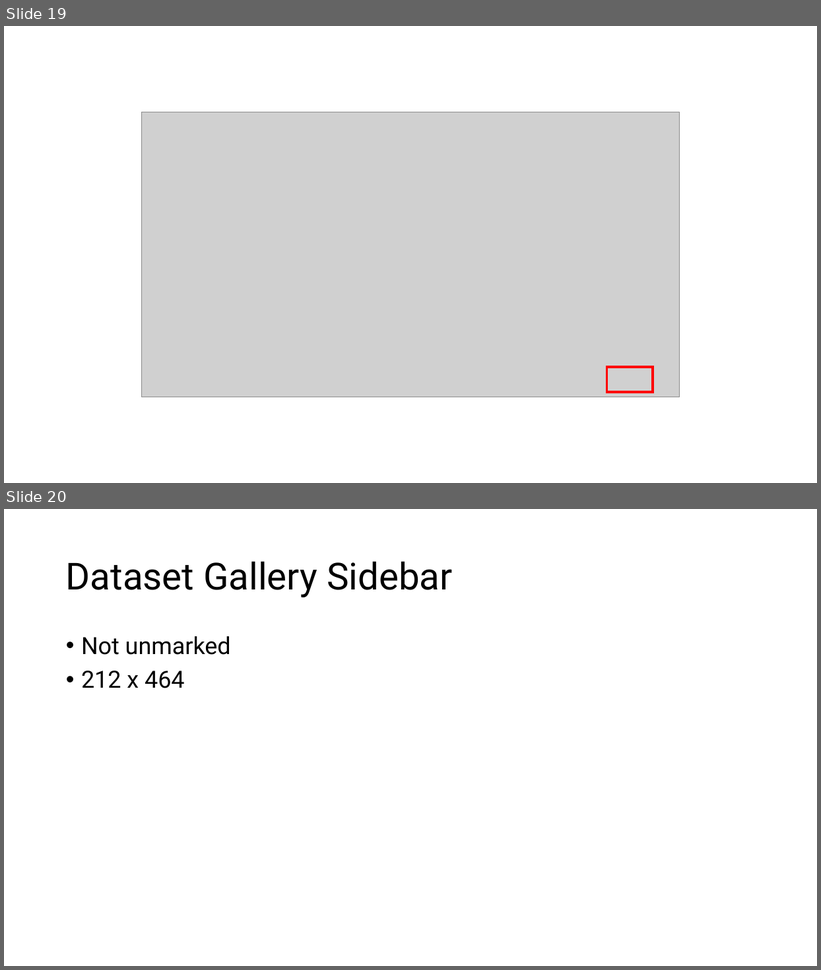
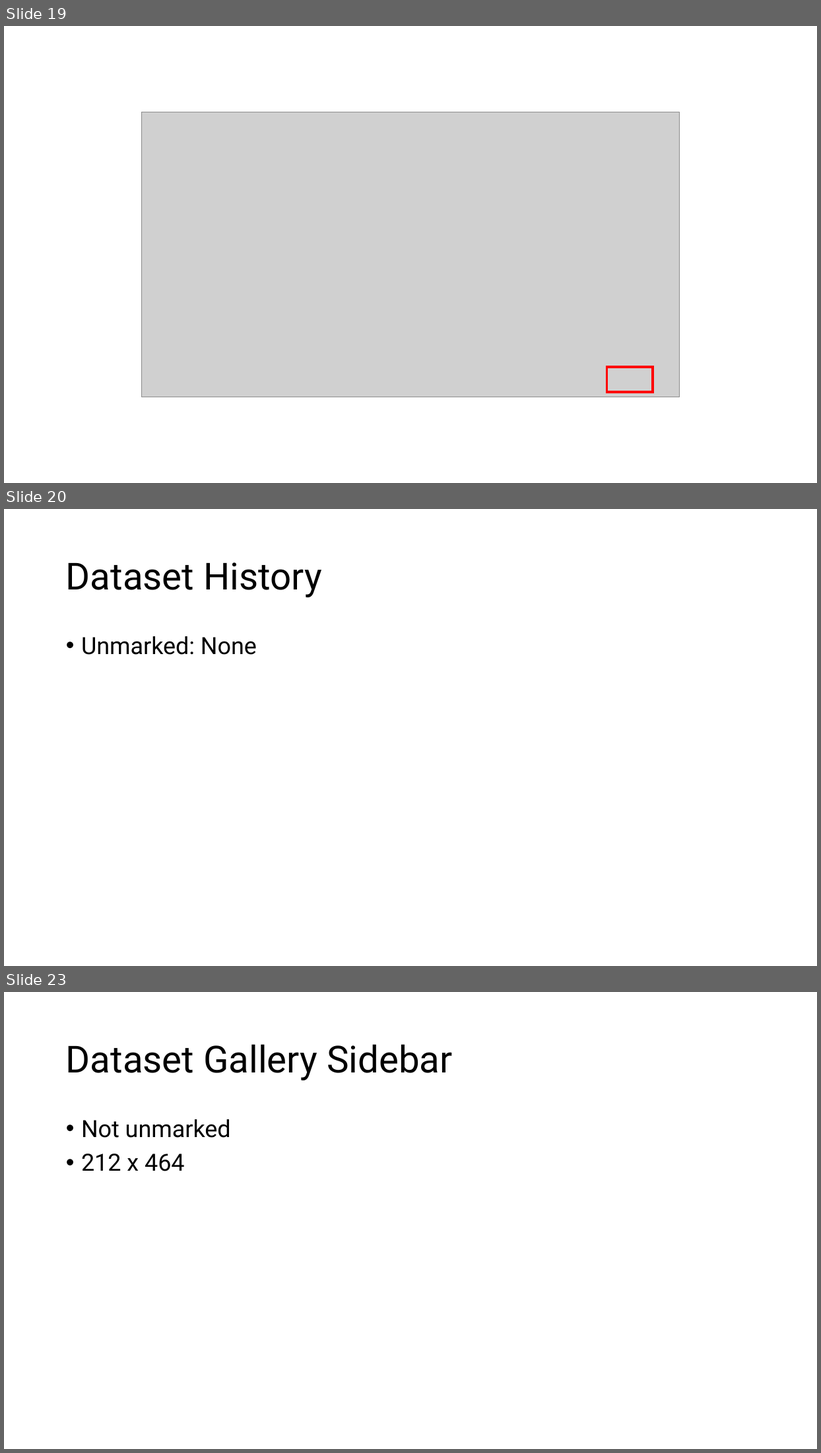
Before and after one commit to EdgeFirstAI/documentation, a slide deck: images_with_layers.pptx. Shown one above the other, each under a label of ours: slides 19 and 20 before the commit, slides 19, 20 and 23 after it; the slides between them are not shown. The pictures are 821x970 and 821x1453 pixels, drawn with LibreOffice and Linux fonts; fonts in the diff are those of the drawing; grey boxes stand for pictures. Boxes give left, top, right and bottom in pixels: in the first picture for what was removed or moved away, otherwise in the second. Text is boxed around its words. In the diff, an @@ line names an element or a change of style, - is before the commit and + after.

Commit message:
EDGEAI-544: Maivin quickstart implementations
- Added copy dataset content from the discrete docs
- Added tag dataset instructions that proceeds after copy dataset in the Getting Started and the Platform quickstarts
- Added instructions for training models
- Started adding instructions for validation (WIP)
- Many of the screenshots are quick out of date due to the recent changes in EdgeFirst Studio (WIP)

```diff
--- a/images_with_layers.pptx
+++ b/images_with_layers.pptx
@@ slide 20 added at (4,509,817,966), background #FFFFFF @@
@@ title added at (66,562,322,597), 44 pt, text #000000 @@
+Dataset History
@@ text added at (81,636,257,655), 28 pt, text #000000 @@
+• Unmarked: None
@@ what was slide 20 is now slide 23 @@
```
Also in this commit, not shown: 2 other slides added, 12 other files.
